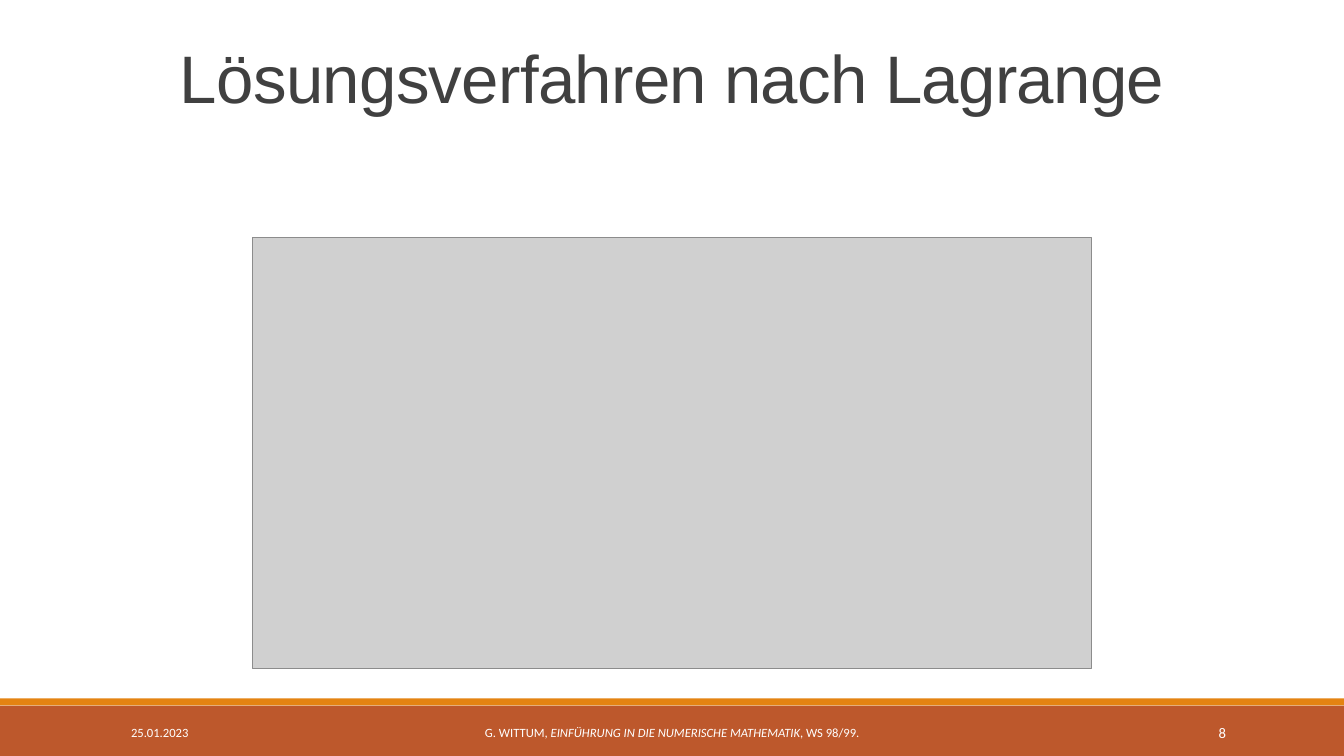
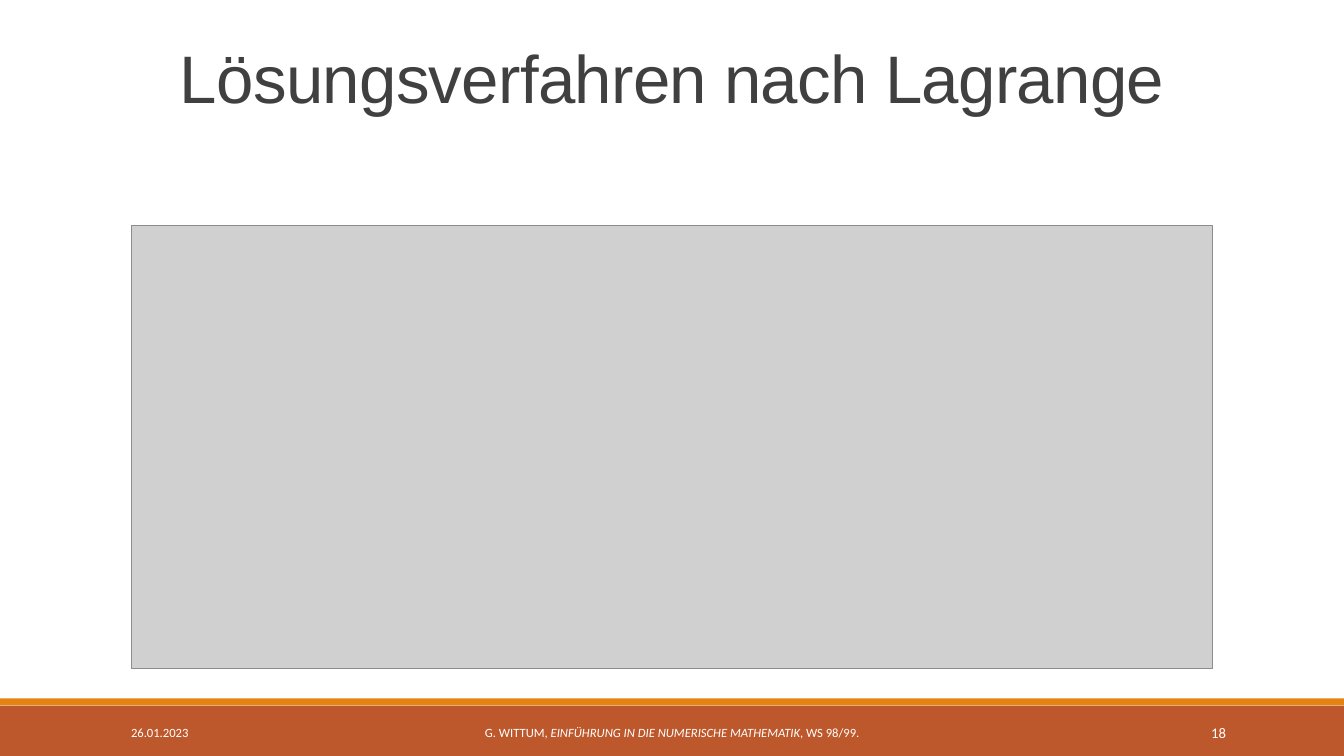
Before and after one commit to CedricBorko/Seminar-Modellierung-Polynominterpolation, a slide deck: slide 18 of Polynominterpolation.pptx (slide 8 before the commit). Drawn at 1344x756 pixels with LibreOffice and Linux fonts; fonts in the diff are those of the drawing; grey boxes stand for pictures. Boxes give left, top, right and bottom in pixels: in the first picture for what was removed or moved away, otherwise in the second. Text is boxed around its words. In the diff, an @@ line names an element or a change of style, - is before the commit and + after.

```diff
--- a/Polynominterpolation.pptx
+++ b/Polynominterpolation.pptx
@@ picture: place and size @@
-picture at <box>252,238,1091,669</box>
+picture at <box>132,226,1213,669</box>
@@ text at <box>131,728,188,737</box>: text changed @@
-25.01.2023
+26.01.2023
@@ page number at <box>1211,728,1226,738</box>: text changed @@
-8
+18
```
Also in this commit, not shown: 25 other slides changed, 25 slides added, 17 other files.
